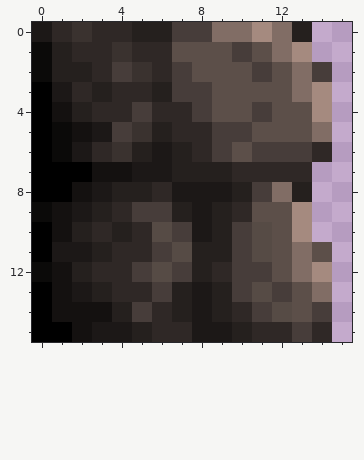
Pixel-art sprite: src/game/assets/sprites/Wall-L.png. Above, as it was before the edit.
The file is 64x64 pixels, drawn in blocks of 4x4; one block is one cell here. Colours within 5 levels of each other are drawn and written as one.
The same view after the edit:
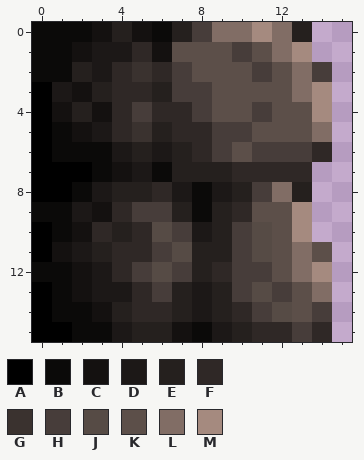
Palette (. is transparent): A #000000  B #0b0a09  C #141110  D #1c1817  E #25201e  F #2f2826  G #3a322f  H #473d3a  J #564b45  K #5c4f49  L #816d65  M #a58a7f
Edits made:
@@ x 0..10 @@
- 0 DFGFFEEHHLL
- 1 BEFFGFFKKKH
- 2 BEEFHGFHKKK
- 3 ADFEFFEHHKK
- 4 ACEFFHFFHKK
- 5 ABCDHGEFFHH
- 6 ABDFGEDEFHK
- 7 AAACCDDEEEF
- 8 AACDEEFDDDE
- 9 BCDEFHHEDEF
-10 ACEFEFJHDEH
-11 ADDEFFHJEEH
-12 BCEFFHJHEFH
-13 ACDEFFHEDEH
-14 ACCCEHFEDEF
-15 AACDDEFFDDE
+ 0 BBBCECBEHLL
+ 1 BBCDDFCKKKH
+ 2 BBEDFGFHKKK
+ 3 ADCEFFEHHKK
+ 4 ACECFHFFHKK
+ 5 ABCDFGEFFHH
+ 6 ABBBDEDEFHK
+ 7 AAABCDBEEEF
+ 8 AABDEEFDBDE
+ 9 BBDCFHHEBEF
+10 ABCFEFJHDEH
+11 ACDEFFHJEEH
+12 BBCDFHJHEFH
+13 ABCDDFHEDEH
+14 ABBCEFFEDEF
+15 AABBDEECBDE
